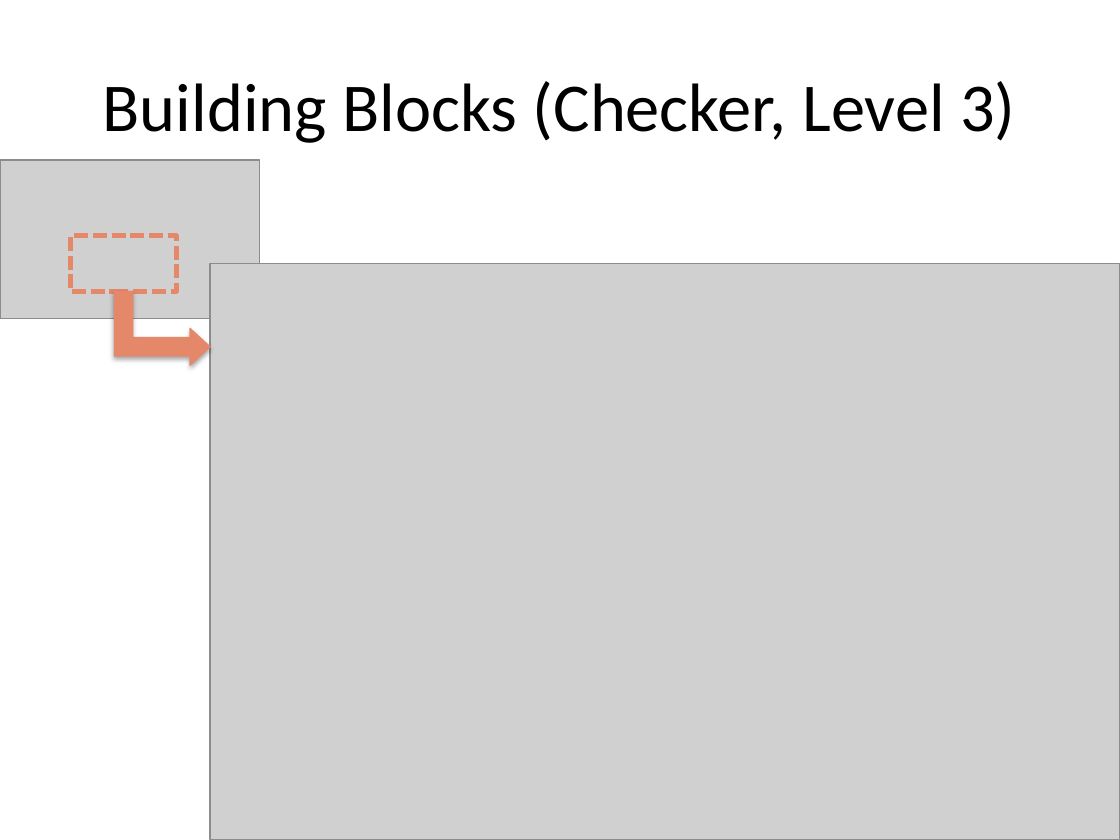
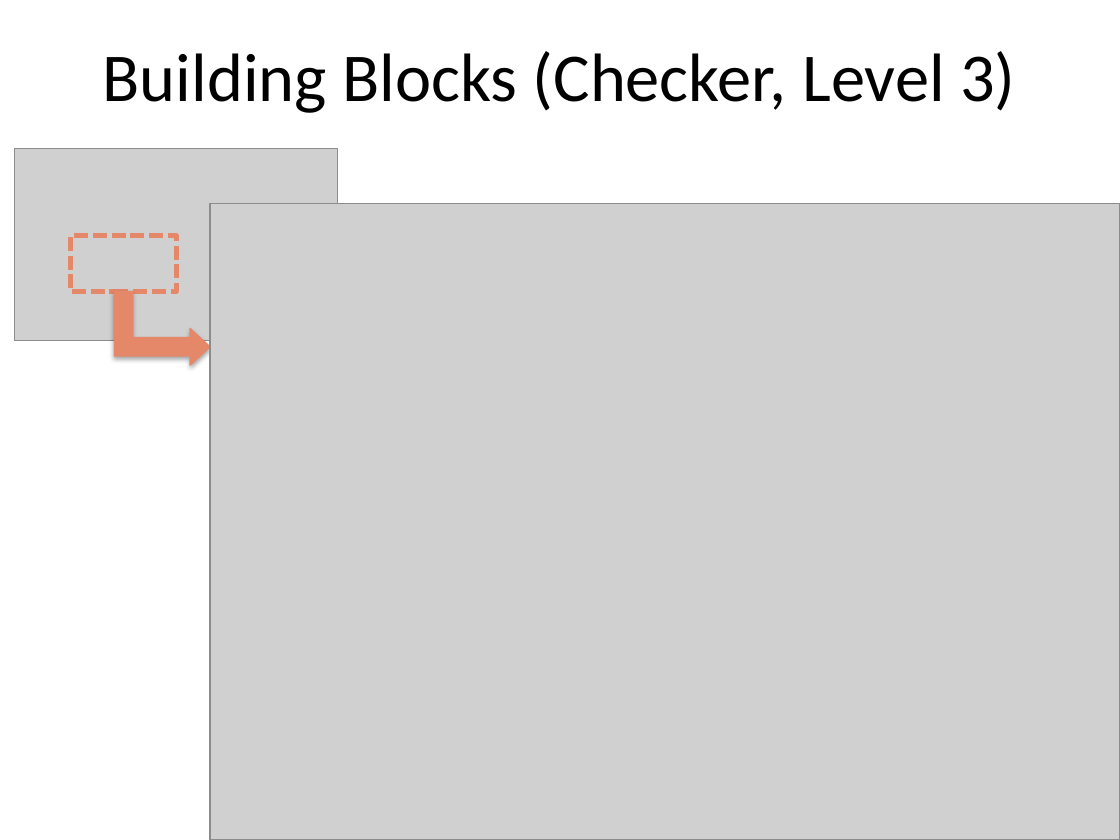
Before and after one commit to aim42/htmlSanityCheck, a slide deck: slide 16 of src/docs/presentation/HTMLSC-presentation.pptx. Drawn at 1120x840 pixels with LibreOffice and Linux fonts; fonts in the diff are those of the drawing; grey boxes stand for pictures. Boxes give left, top, right and bottom in pixels: in the first picture for what was removed or moved away, otherwise in the second. Text is boxed around its words. In the diff, an @@ line names an element or a change of style, - is before the commit and + after.

Commit message:
update presentation + diagrams (building blocks)

```diff
--- a/src/docs/presentation/HTMLSC-presentation.pptx
+++ b/src/docs/presentation/HTMLSC-presentation.pptx
@@ title "Building Blocks (Checker, Level 3)": place and size @@
-title "Building Blocks (Checker, Level 3)" at [103,81,1015,143]
+title "Building Blocks (Checker, Level 3)" at [103,51,1015,113]
@@ picture: place and size @@
-picture at [0,160,260,319]
+picture at [15,149,337,340]
@@ picture: place and size @@
-picture at [211,263,1120,840]
+picture at [211,204,1120,840]
```
Also in this commit, not shown: 3 other slides changed, 2 other files.
